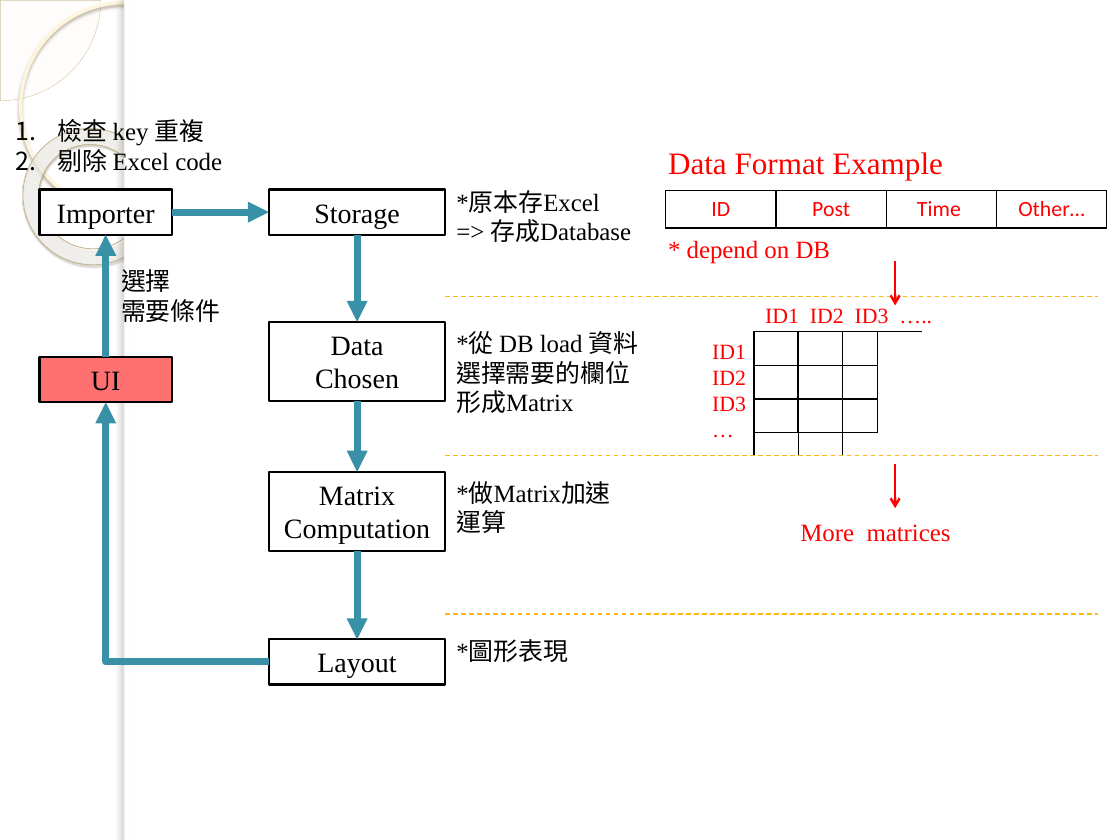
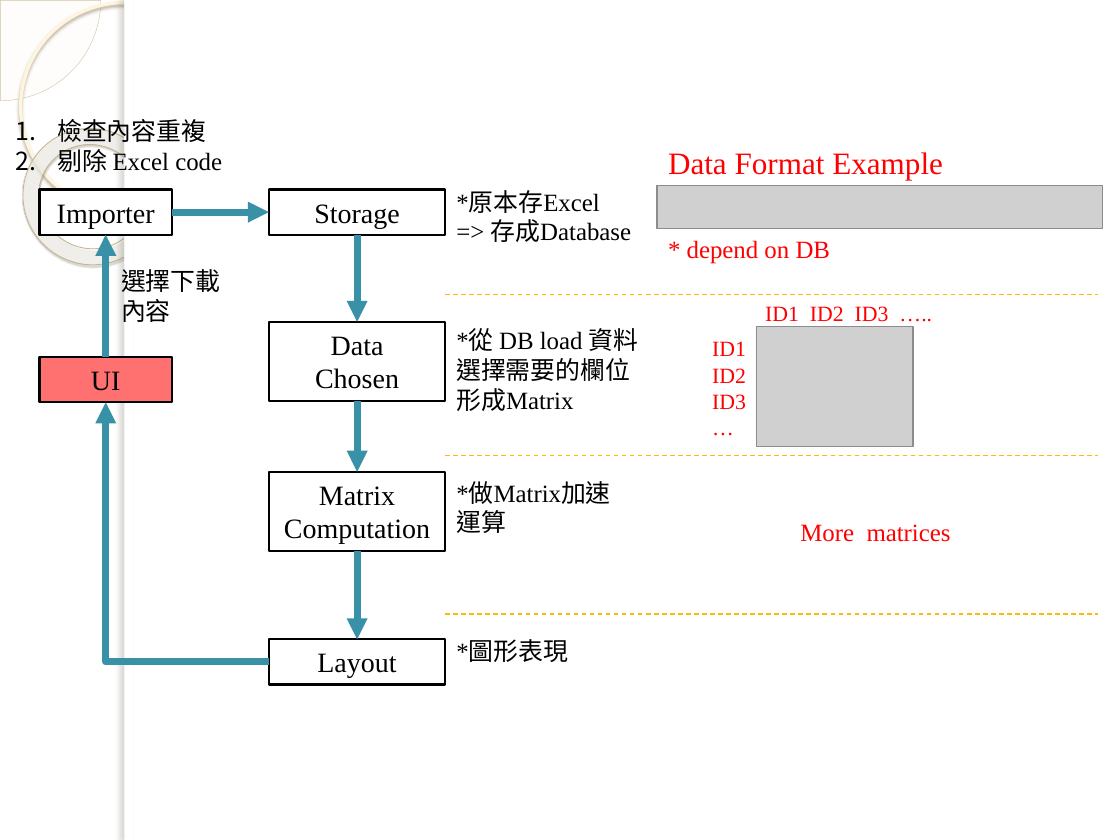
Before and after one commit to 2014-sed-team3/term-project, a slide deck: slide 2 of project/slides/NodeXL_system_architecture.pptx. Drawn at 1120x840 pixels with LibreOffice and Linux fonts; fonts in the diff are those of the drawing; grey boxes stand for pictures; background and template pictures are left out. Boxes give left, top, right and bottom in pixels: in the first picture for what was removed or moved away, otherwise in the second. Text is boxed around its words. In the diff, an @@ line names an element or a change of style, - is before the commit and + after.

```diff
--- a/project/slides/NodeXL_system_architecture.pptx
+++ b/project/slides/NodeXL_system_architecture.pptx
@@ text at [57,119,206,147]: text changed @@
-1. 檢查 key 重複
+1. 檢查內容重複
@@ picture added at [657,186,1103,230] @@
@@ table removed at [665,190,1104,227], 1 rows, 4 columns @@
-ID | Post | Time | Other…
@@ text at [121,269,220,322]: text changed @@
-選擇
-需要條件
+選擇下載內容
@@ arrow removed from (895, 261) to (895, 306) @@
@@ picture added at [757,326,914,446] @@
@@ table removed at [754,332,876,432], 3 rows, 3 columns @@
- |  | 
- |  | 
- |  | 
@@ line removed from (922, 332) to (877, 332) @@
@@ line removed from (754, 455) to (754, 429) @@
@@ line removed from (799, 455) to (799, 429) @@
@@ line removed from (842, 455) to (842, 429) @@
@@ arrow removed from (895, 464) to (895, 508) @@
```
Also in this commit, not shown: 1 other slide changed.
